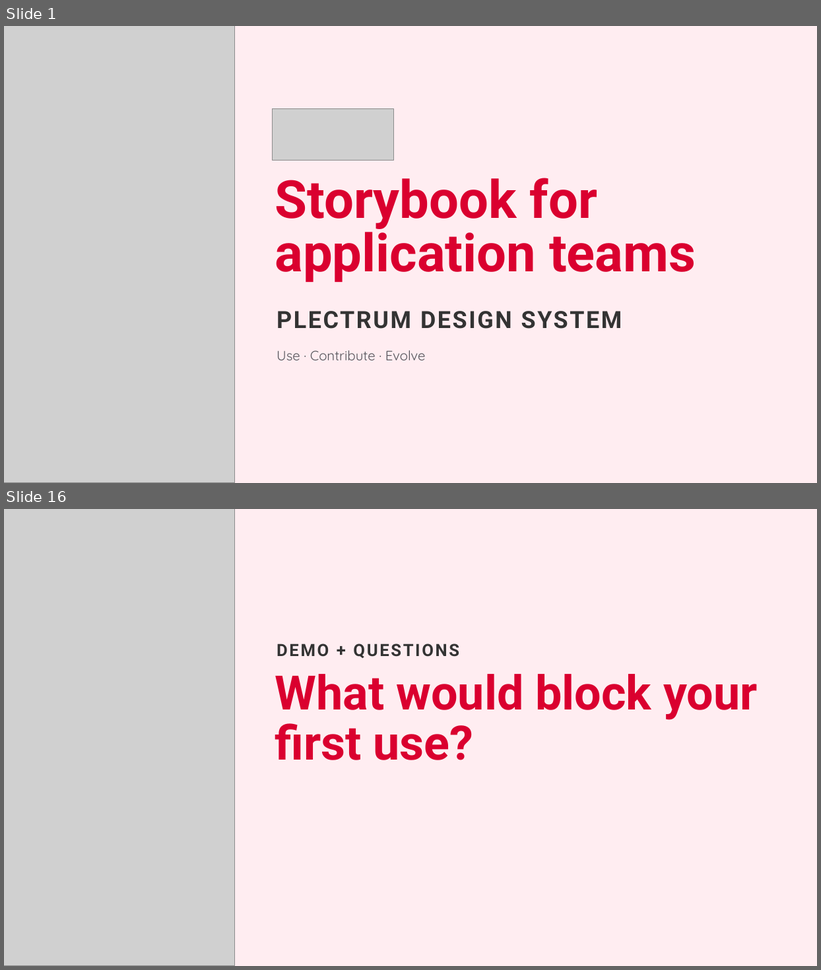
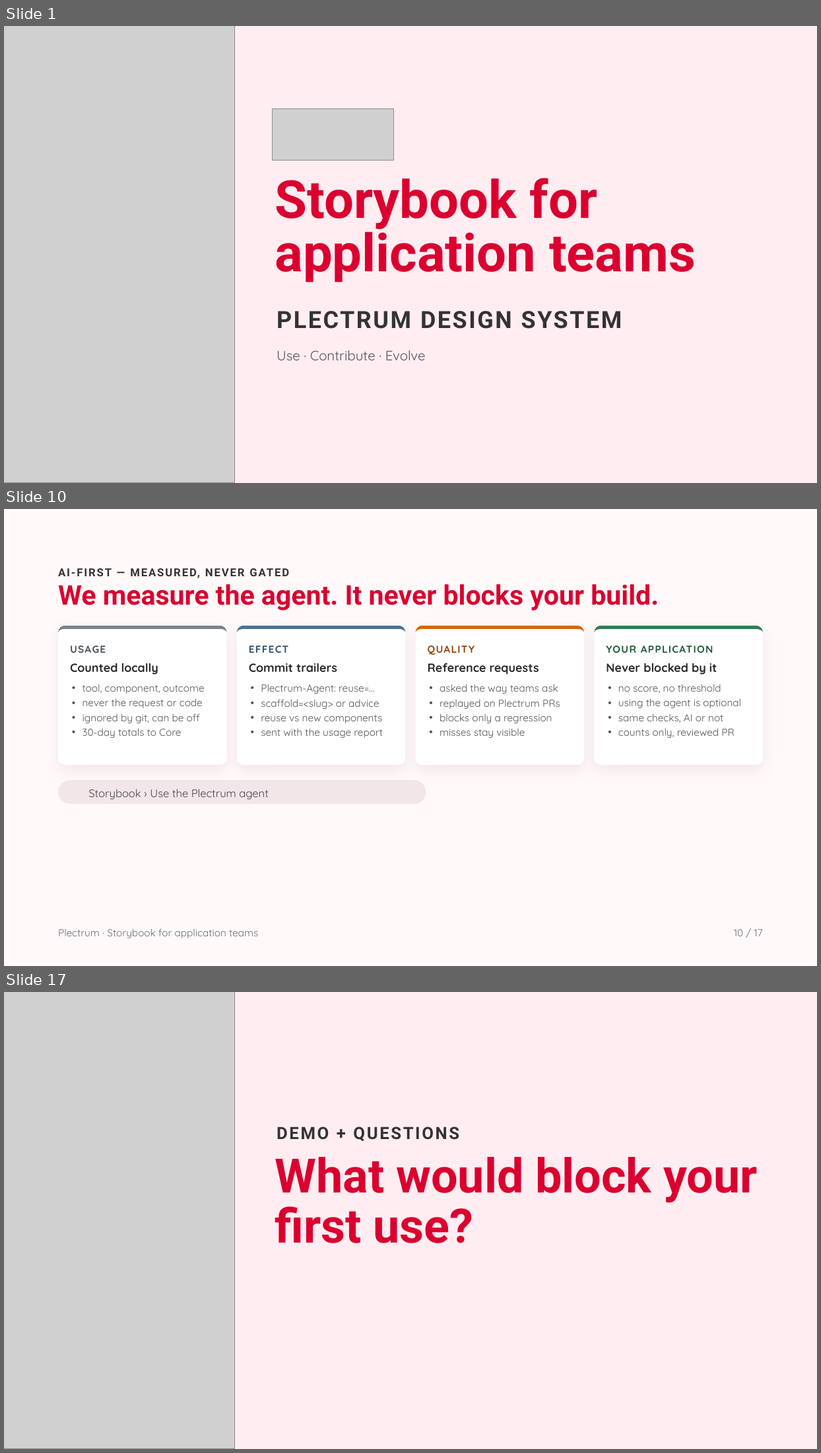
Before and after one commit to solidaris-danielbodigil/solidaris-plectrum, a slide deck: docs/Storybook for application teams.pptx. Shown one above the other, each under a label of ours: slides 1 and 16 before the commit, slides 1, 10 and 17 after it; the slides between them are not shown. The pictures are 821x970 and 821x1453 pixels, drawn with LibreOffice and Linux fonts; fonts in the diff are those of the drawing; grey boxes stand for pictures; background and template pictures are left out. Boxes give left, top, right and bottom in pixels: in the first picture for what was removed or moved away, otherwise in the second. Text is boxed around its words. In the diff, an @@ line names an element or a change of style, - is before the commit and + after.

```diff
--- a/docs/Storybook for application teams.pptx
+++ b/docs/Storybook for application teams.pptx
@@ slide 10 added at [4,509,817,966], background #FFF9FA @@
@@ text added at [58,563,784,580], 13 pt, text #333333, bold @@
+AI-FIRST — MEASURED, NEVER GATED
@@ text added at [58,584,659,611], 32 pt, text #DA002F, bold @@
+We measure the agent. It never blocks your build.
@@ rounded rectangle added at [58,626,226,765], fill #FFFFFF @@
@@ freeform shape added at [58,626,226,765], fill #7A838C @@
@@ rounded rectangle added at [237,626,405,765], fill #FFFFFF @@
@@ freeform shape added at [237,626,405,765], fill #487395 @@
@@ rounded rectangle added at [416,626,584,765], fill #FFFFFF @@
@@ freeform shape added at [416,626,584,765], fill #D0680F @@
@@ rounded rectangle added at [595,626,763,765], fill #FFFFFF @@
@@ freeform shape added at [595,626,763,765], fill #2F7D52 @@
@@ text added at [70,646,106,653], 12 pt, text #4A535B, bold @@
+USAGE
@@ text added at [249,646,288,653], 12 pt, text #2E526D, bold @@
+EFFECT
@@ text added at [428,646,475,655], 12 pt, text #8F4508, bold @@
+QUALITY
@@ text added at [606,646,713,653], 12 pt, text #1F5A3A, bold @@
+YOUR APPLICATION
@@ text added at [70,663,158,675], 14 pt, text #2B2B2E, bold @@
+Counted locally
@@ text added at [249,663,337,672], 14 pt, text #2B2B2E, bold @@
+Commit trailers
@@ text added at [428,663,539,675], 14 pt, text #2B2B2E, bold @@
+Reference requests
@@ text added at [606,663,717,675], 14 pt, text #2B2B2E, bold @@
+Never blocked by it
@@ text added at [83,685,205,738], 12 pt, text #55555C @@
+• tool, component, outcome
+• never the request or code
+• ignored by git, can be off
+• 30-day totals to Core
@@ text added at [261,685,383,738], 12 pt, text #55555C @@
+• Plectrum-Agent: reuse=…
+• scaffold=<slug> or advice
+• reuse vs new components
+• sent with the usage report
@@ text added at [440,685,560,738], 12 pt, text #55555C @@
+• asked the way teams ask
+• replayed on Plectrum PRs
+• blocks only a regression
+• misses stay visible
@@ text added at [618,685,741,738], 12 pt, text #55555C @@
+• no score, no threshold
+• using the agent is optional
+• same checks, AI or not
+• counts only, reviewed PR
@@ rounded rectangle added at [58,780,426,804], fill #F3E6E9 @@
@@ text added at [88,789,269,800], 13 pt, text #46464C @@
+Storybook › Use the Plectrum agent
@@ text added at [58,929,258,939], 12 pt, text #6E6E75 @@
+Plectrum · Storybook for application teams
@@ text added at [734,929,763,937], 12 pt, text #6E6E75 @@
+10 / 17
@@ what was slide 16 is now slide 17 @@
```
Also in this commit, not shown: 14 slides changed, 1 other file.
